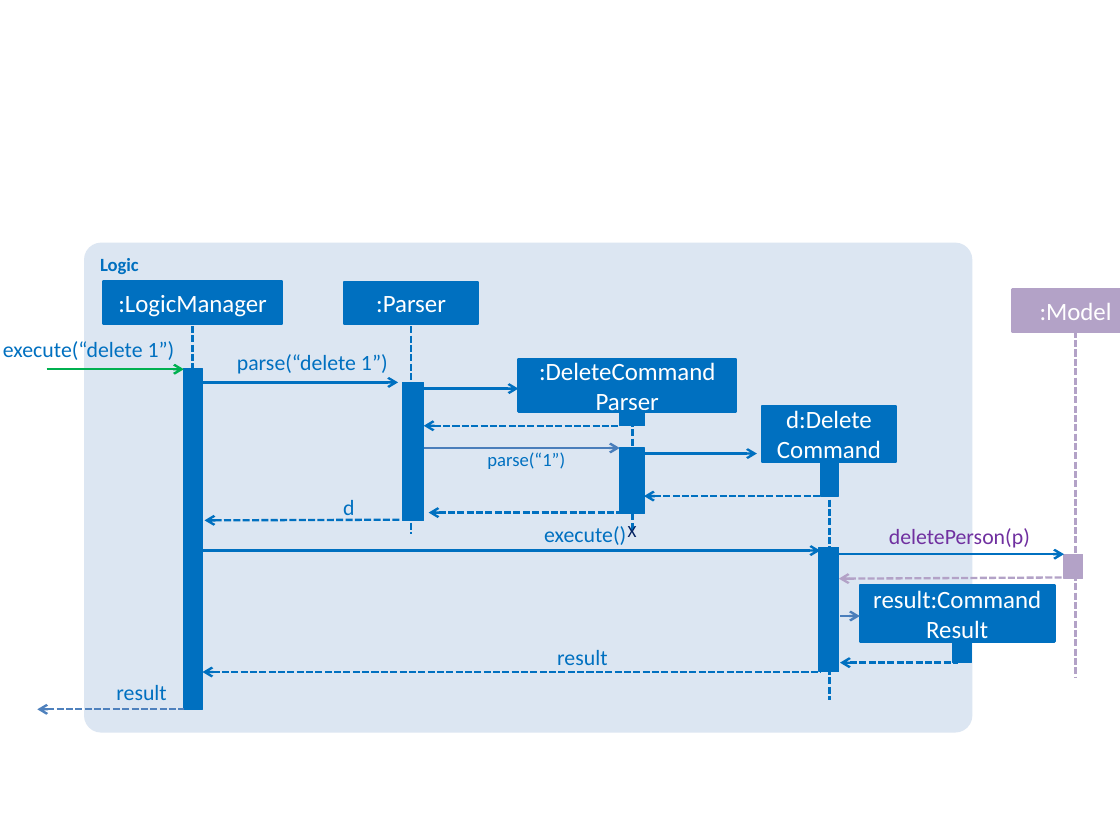
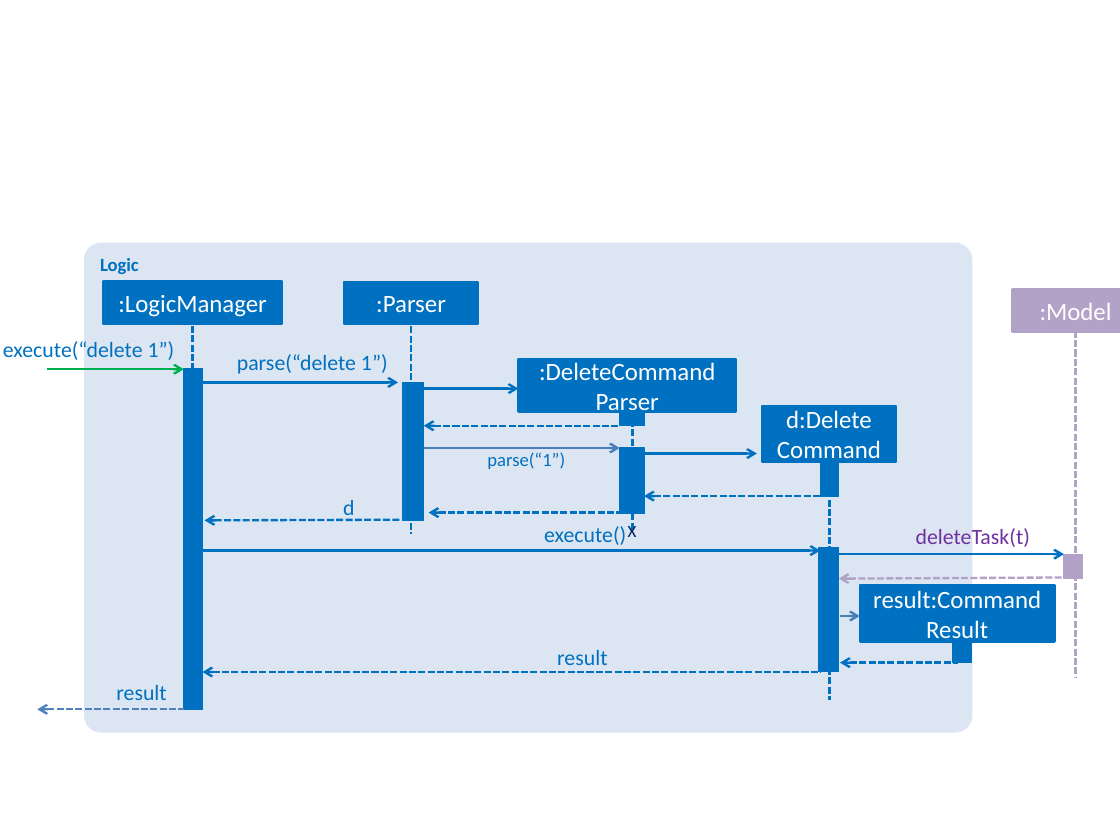
Before and after one commit to yogamurti/main, a slide deck: slide 1 of docs/diagrams/LogicComponentSequenceDiagram.pptx. Drawn at 1120x840 pixels with LibreOffice and Linux fonts; fonts in the diff are those of the drawing. Boxes give left, top, right and bottom in pixels: in the first picture for what was removed or moved away, otherwise in the second. Text is boxed around its words. In the diff, an @@ line names an element or a change of style, - is before the commit and + after.

Commit message:
Rename TaskBook to TaskList

```diff
--- a/docs/diagrams/LogicComponentSequenceDiagram.pptx
+++ b/docs/diagrams/LogicComponentSequenceDiagram.pptx
@@ text at (916, 528, 1030, 547): text changed @@
-deletePerson(p)
+deleteTask(t)
```
Also in this commit, not shown: 7 other files.
